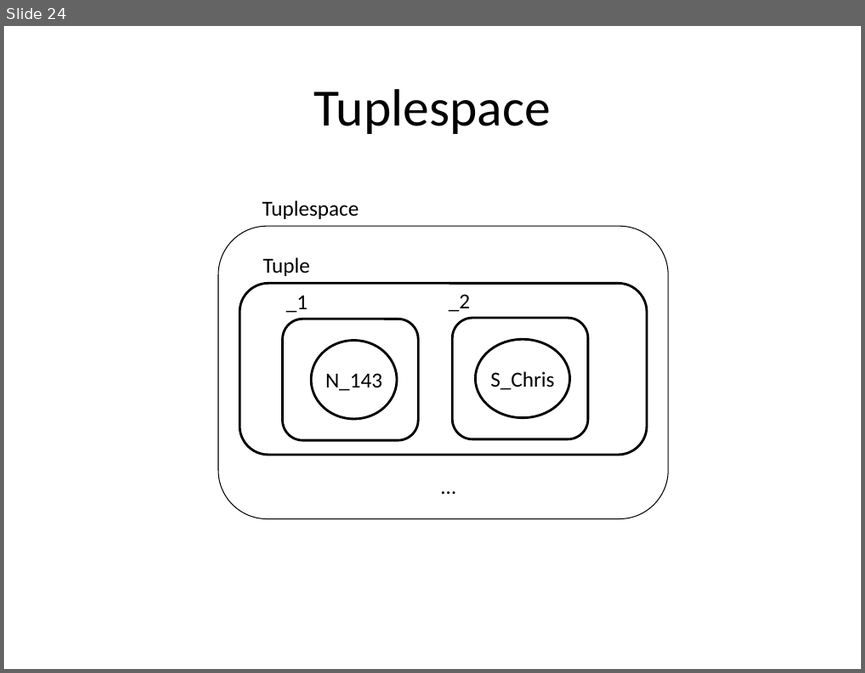
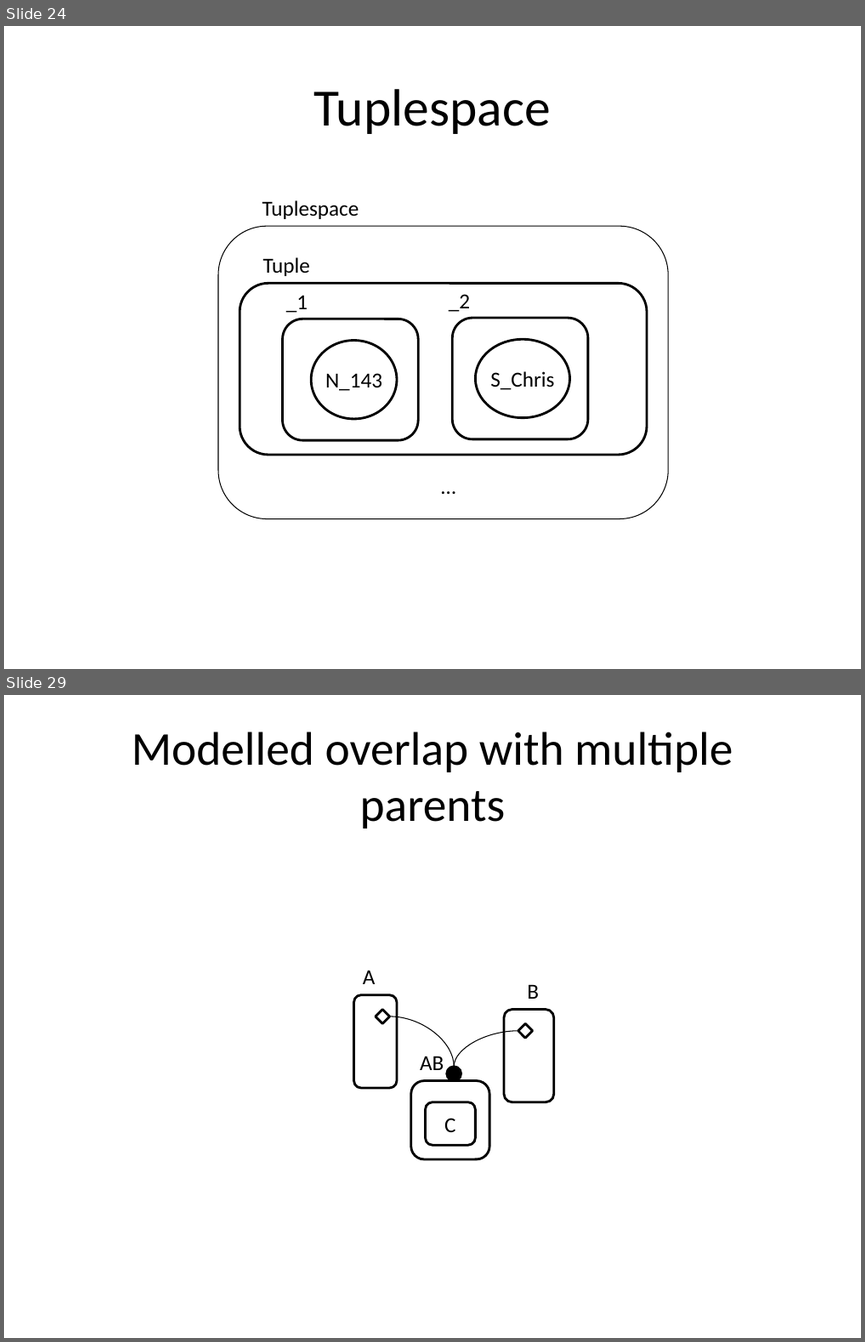
Before and after one commit to cgreenhalgh/bigraphspace, a slide deck: bigraphspace/docs/images/Cookbook_diagrams.pptx. Shown one above the other, each under a label of ours: slide 24 before the commit, slides 24 and 29 after it; the slides between them are not shown. The pictures are 865x673 and 865x1342 pixels, drawn with LibreOffice and Linux fonts; fonts in the diff are those of the drawing. Boxes give left, top, right and bottom in pixels: in the first picture for what was removed or moved away, otherwise in the second. Text is boxed around its words. In the diff, an @@ line names an element or a change of style, - is before the commit and + after.

Commit message:
added overlap

```diff
--- a/bigraphspace/docs/images/Cookbook_diagrams.pptx
+++ b/bigraphspace/docs/images/Cookbook_diagrams.pptx
@@ slide 29 added at <box>4,695,861,1338</box>, background #FFFFFF @@
@@ title added at <box>132,732,732,828</box>, 39.6 pt, text #000000 @@
+Modelled overlap with multiple parents
@@ text added at <box>363,970,375,984</box>, 18 pt, text #000000 @@
+A
@@ rounded rectangle added at <box>353,995,397,1088</box>, fill #FFFFFF, outline #000000 2 pt @@
@@ text added at <box>527,984,539,998</box>, 18 pt, text #000000 @@
+B
@@ diamond added at <box>375,1009,390,1024</box>, outline #000000 2 pt @@
@@ curved line added from (454, 1066) to (390, 1016), #000000 0.75 pt @@
@@ rounded rectangle added at <box>504,1009,553,1102</box>, outline #000000 2 pt @@
@@ diamond added at <box>518,1023,533,1038</box>, outline #000000 2 pt @@
@@ curved line added from (518, 1031) to (454, 1066), #000000 0.75 pt @@
@@ text added at <box>420,1055,443,1070</box>, 18 pt, text #000000 @@
+AB
@@ ellipse added at <box>447,1066,461,1081</box>, fill #000000, outline #000000 2 pt @@
@@ rounded rectangle added at <box>411,1081,490,1159</box>, outline #000000 2 pt @@
@@ rounded rectangle added at <box>426,1102,475,1145</box>, fill #FFFFFF, outline #000000 2 pt, 18 pt, text #000000 @@
+C
```
Also in this commit, not shown: 5 other slides added, 8 other files.
